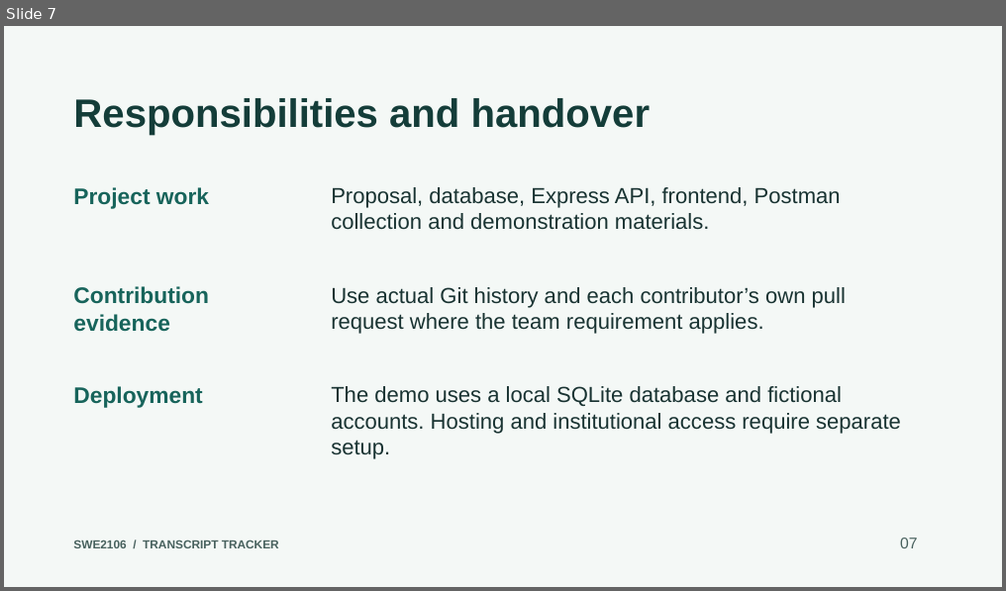
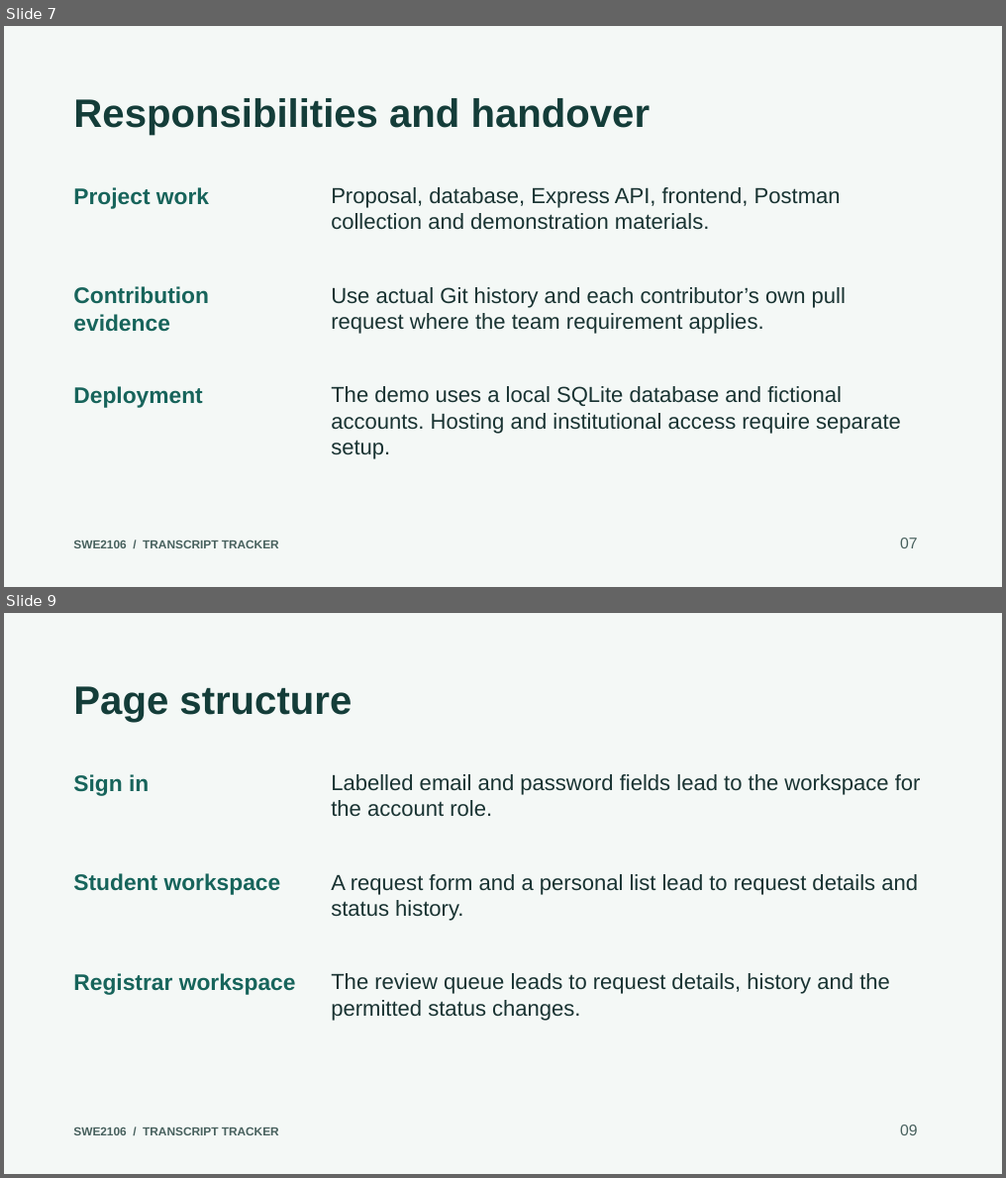
Before and after one commit to albanbyamugisha/swe2106-transcript-tracker, a slide deck: presentation/Transcript_Tracker_Demo.pptx. Shown one above the other, each under a label of ours: slide 7 before the commit, slides 7 and 9 after it; the slides between them are not shown. The pictures are 1006x591 and 1006x1178 pixels, drawn with LibreOffice and Linux fonts; fonts in the diff are those of the drawing. Boxes give left, top, right and bottom in pixels: in the first picture for what was removed or moved away, otherwise in the second. Text is boxed around its words. In the diff, an @@ line names an element or a change of style, - is before the commit and + after.

```diff
--- a/presentation/Transcript_Tracker_Demo.pptx
+++ b/presentation/Transcript_Tracker_Demo.pptx
@@ slide 9 added at (4, 613, 1002, 1174), background #F4F8F6 @@
@@ text added at (73, 686, 351, 723), 38.2 pt, text #143D39, bold @@
+Page structure
@@ text added at (73, 774, 149, 795), 21.8 pt, text #17645B, bold @@
+Sign in
@@ text added at (331, 774, 921, 817), 21 pt, text #193332 @@
+Labelled email and password fields lead to the workspace for the account role.
@@ text added at (73, 873, 281, 895), 21.8 pt, text #17645B, bold @@
+Student workspace
@@ text added at (331, 874, 918, 921), 21 pt, text #193332 @@
+A request form and a personal list lead to request details and status history.
@@ text added at (73, 973, 296, 995), 21.8 pt, text #17645B, bold @@
+Registrar workspace
@@ text added at (331, 973, 890, 1021), 21 pt, text #193332 @@
+The review queue leads to request details, history and the permitted status changes.
@@ text added at (73, 1128, 279, 1136), 11.2 pt, text #48615E, bold @@
+SWE2106 / TRANSCRIPT TRACKER
@@ text added at (900, 1125, 918, 1136), 15 pt, text #48615E @@
+09
```
Also in this commit, not shown: 1 slide changed, 1 other slide added, 6 other files.
